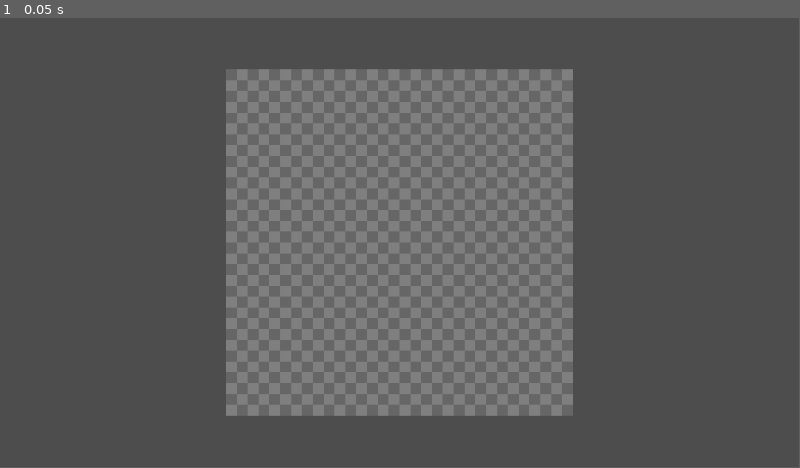
Above: before the commit, frame 1.
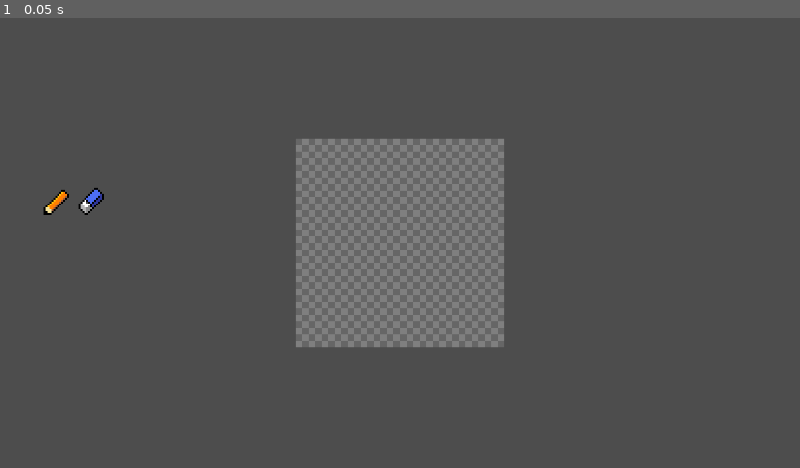
Above: after the commit, the same moment.

Repository: MaeschDEV/pix-mix
Game: Godot game, scene res://scenes/paint_window.tscn
Same seed, same stepped clock (60 frames per second), same inputs: the game is played once before the commit and once after it.
Inputs:
- Up to frame 1 (0.05 s): no input
In our replay, the window is 799x449 before the commit and 800x450 after it. These sizes can differ from the game's own. Grey fills any space a smaller window leaves; there, only what the larger window draws over its background counts as a difference.

The runs differ from the first frame. In frame 1, 26% of the frame differs, in the area x 5-72%, y 11-89%.

Commit message:
Edited Files

Diff:
--- a/project.godot
+++ b/project.godot
@@ -17,4 +17,7 @@
 
 [display]
 
+window/size/viewport_width=1920
+window/size/viewport_height=1080
 window/size/mode=2
+window/stretch/mode="viewport"
--- /dev/null
+++ b/scenes/Tools UI.tscn
@@ -0,0 +1,40 @@
+[gd_scene load_steps=3 format=3 uid="uid://q46nbajyyr80"]
+
+[ext_resource type="Texture2D" uid="uid://bcjgg813f44mp" path="res://graphics/Pencil.png" id="1_rkuxv"]
+[ext_resource type="Texture2D" uid="uid://grq772nh0jh7" path="res://graphics/Eraser.png" id="2_d56b7"]
+
+[node name="Control" type="Control"]
+layout_mode = 3
+anchors_preset = 15
+anchor_right = 1.0
+anchor_bottom = 1.0
+grow_horizontal = 2
+grow_vertical = 2
+
+[node name="HBoxContainer" type="HBoxContainer" parent="."]
+layout_mode = 1
+anchors_preset = 4
+anchor_top = 0.5
+anchor_bottom = 0.5
+offset_left = 100.0
+offset_top = -137.5
+offset_right = 175.0
+offset_bottom = -62.5
+grow_vertical = 2
+
+[node name="TextureButton" type="TextureButton" parent="HBoxContainer"]
+texture_filter = 1
+custom_minimum_size = Vector2(75, 75)
+layout_mode = 2
+texture_normal = ExtResource("1_rkuxv")
+stretch_mode = 0
+
+[node name="TextureButton2" type="TextureButton" parent="HBoxContainer"]
+texture_filter = 1
+custom_minimum_size = Vector2(75, 75)
+layout_mode = 2
+texture_normal = ExtResource("2_d56b7")
+stretch_mode = 0
+
+[node name="TextureRect" type="TextureRect" parent="HBoxContainer"]
+layout_mode = 2
--- a/scenes/paint_window.tscn
+++ b/scenes/paint_window.tscn
@@ -1,6 +1,7 @@
-[gd_scene load_steps=2 format=3 uid="uid://c384itwib7yio"]
+[gd_scene load_steps=3 format=3 uid="uid://c384itwib7yio"]
 
 [ext_resource type="Script" path="res://scripts/paint_window.gd" id="1_x5dld"]
+[ext_resource type="PackedScene" uid="uid://q46nbajyyr80" path="res://scenes/Tools UI.tscn" id="2_fu0l6"]
 
 [node name="Node2D" type="Node2D"]
 script = ExtResource("1_x5dld")
@@ -12,8 +13,10 @@
 anchor_top = 0.5
 anchor_right = 0.5
 anchor_bottom = 0.5
-offset_right = 500.0
-offset_bottom = 500.0
+offset_left = 710.0
+offset_top = 290.0
+offset_right = 1210.0
+offset_bottom = 790.0
 grow_horizontal = 2
 grow_vertical = 2
 size_flags_horizontal = 4
@@ -26,7 +29,18 @@
 anchor_top = 0.5
 anchor_right = 0.5
 anchor_bottom = 0.5
-offset_right = 500.0
-offset_bottom = 500.0
+offset_left = 710.0
+offset_top = 290.0
+offset_right = 1210.0
+offset_bottom = 790.0
 grow_horizontal = 2
 grow_vertical = 2
+
+[node name="Control" parent="." instance=ExtResource("2_fu0l6")]
+anchors_preset = 8
+anchor_left = 0.5
+anchor_top = 0.5
+anchor_right = 0.5
+anchor_bottom = 0.5
+offset_right = 1920.0
+offset_bottom = 1080.0
--- a/scripts/paint_window.gd
+++ b/scripts/paint_window.gd
@@ -80,20 +80,3 @@
 	backgroundTexture.update(backgroundImage)
 	background.texture = backgroundTexture
 	texture.update(image)
-
-func _process(delta: float) -> void:
-	_resizeCanvas()
-
-func _resizeCanvas() -> void:
-	var screen_size = get_viewport_rect().size
-	var base_resolution = Vector2(1152, 648)
-	var scale_factor = min(screen_size.x / base_resolution.x, screen_size.y / base_resolution.y)
-
-
-	var new_size = Vector2(500, 500) * scale_factor
-
-	background.size = new_size
-	ebeneOne.size = new_size
-
-	background.position = (screen_size - new_size) / 2
-	ebeneOne.position = (screen_size - new_size) / 2
Binary file added: graphics/Eraser.png
Not shown, added: graphics/Eraser.png.import
Binary file added: graphics/Pencil.png
Not shown, added: graphics/Pencil.png.import
